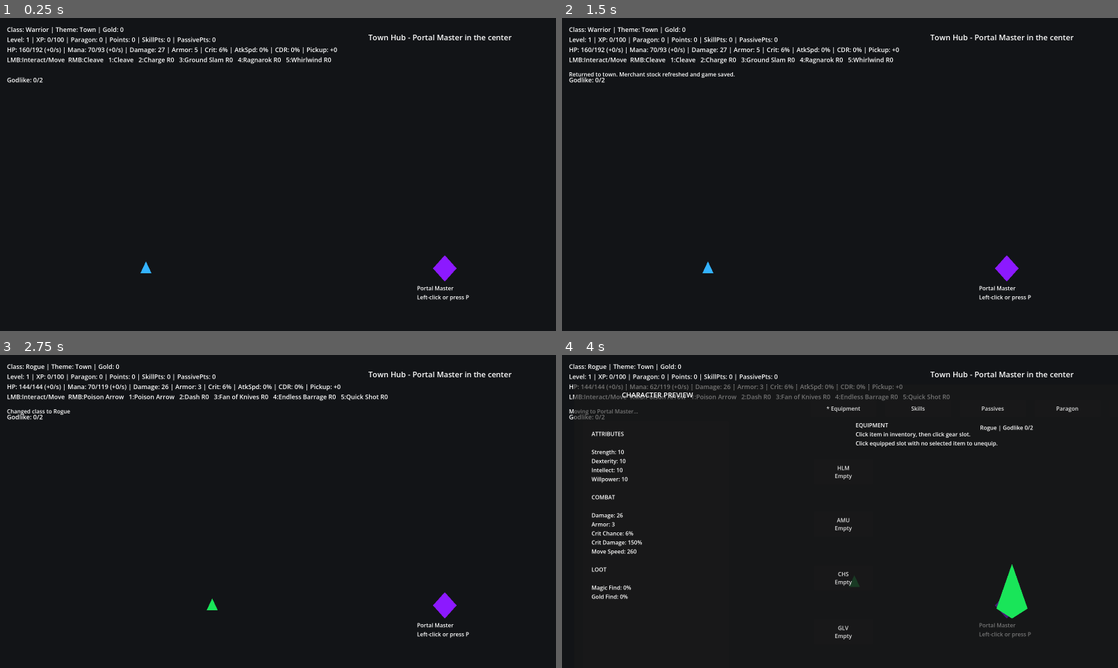
Above: before the commit, frames 1-4 (two rows, left to right).
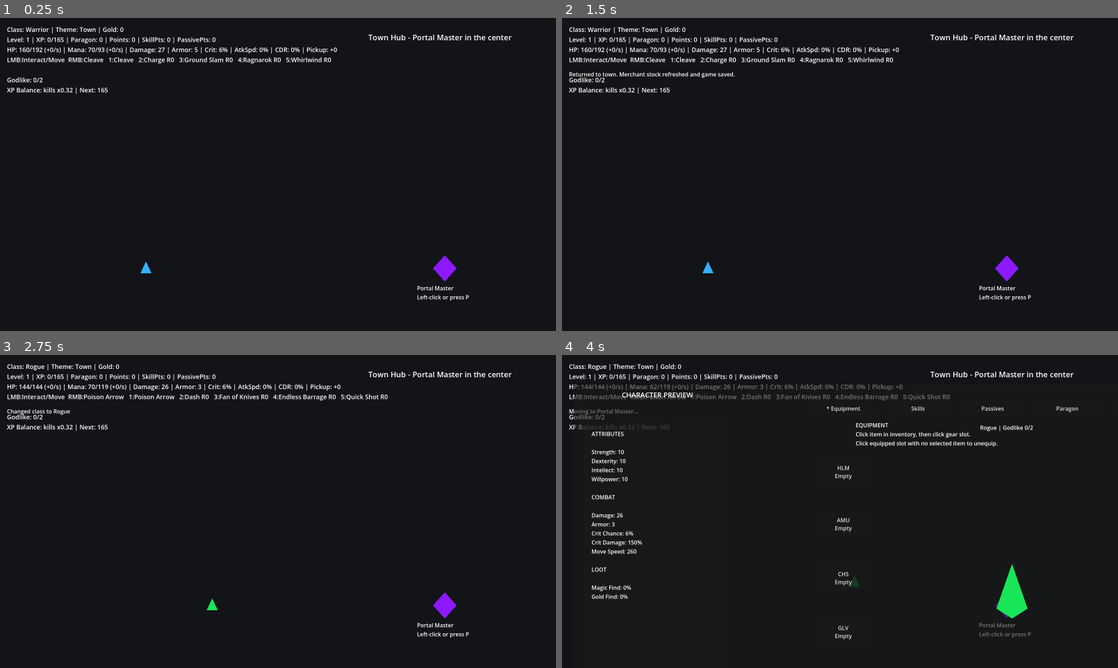
Above: after the commit, the same moments.

Repository: timjohan93-cyber/Eternal-Realms
Game: Godot game, scene res://scenes/Main.tscn
Same seed, same stepped clock (60 frames per second), same inputs: the game is played once before the commit and once after it.
Inputs (mouse positions are in pixels of both pictures, inside the frame that each line leads up to):
- Up to frame 1 (0.25 s): no input
- Up to frame 2 (1.5 s): tap P at 0.5, 0.6, 1.25 s; move the mouse to (962, 158) at 0.52 s; hold D 0.53-1.28 s; click (962, 158) at 0.67 s; move the mouse to (728, 190) at 1.27 s; hold S from 1.28 s (still down); tap T at 1.35 s
- Up to frame 3 (2.75 s): tap P at 2 s; move the mouse to (333, 442) at 2.02 s; release S at 2.03 s; hold D from 2.03 s (still down); tap C at 2.1 s
- Up to frame 4 (4 s): tap P at 2.75, 3.5 s; move the mouse to (812, 574) at 2.77 s; release D at 2.78 s; hold W 2.78-3.53 s; tap I at 2.85 s; click (812, 574) at 2.92 s; move the mouse to (1006, 558) at 3.52 s; hold A from 3.53 s (still down); tap K at 3.6 s

The runs differ from the first frame. In frame 1, 0.2% of the frame differs, in the area x 1-20%, y 6-25%; in frame 2, 0.2%; in frame 3, 0.2%; in frame 4, less than 0.1%.

Commit message:
Use V7.7B XP balance foundation script

Diff:
--- a/scenes/Main.tscn
+++ b/scenes/Main.tscn
@@ -1,6 +1,6 @@
 [gd_scene load_steps=2 format=3]
 
-[ext_resource type="Script" path="res://scripts/MainV77A.gd" id="1"]
+[ext_resource type="Script" path="res://scripts/MainV77B.gd" id="1"]
 
 [node name="Main" type="Node2D"]
 script = ExtResource("1")
